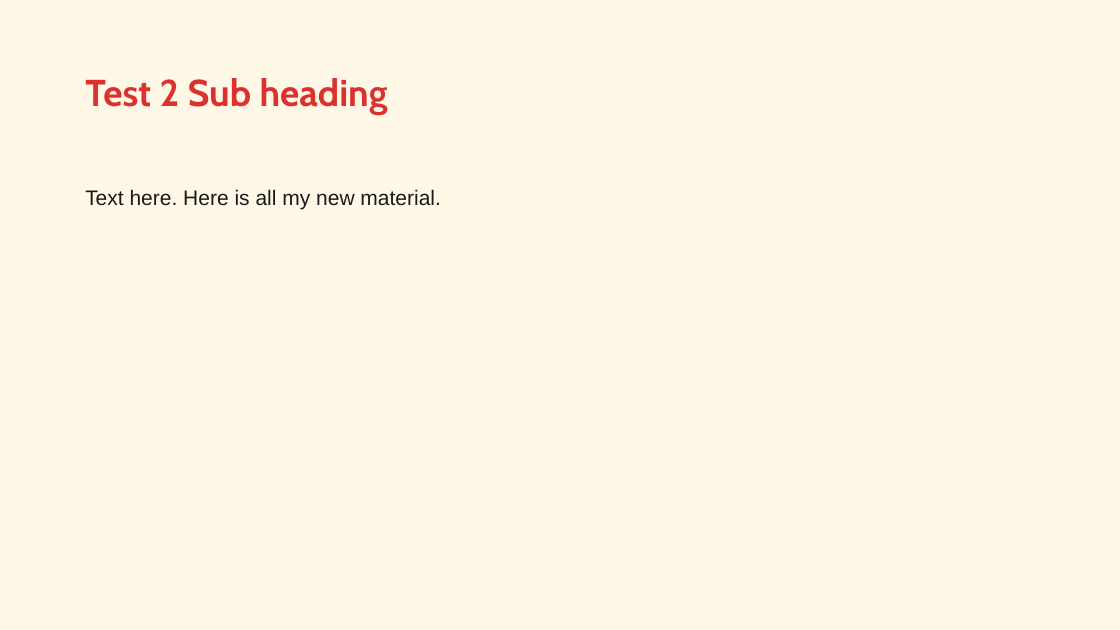
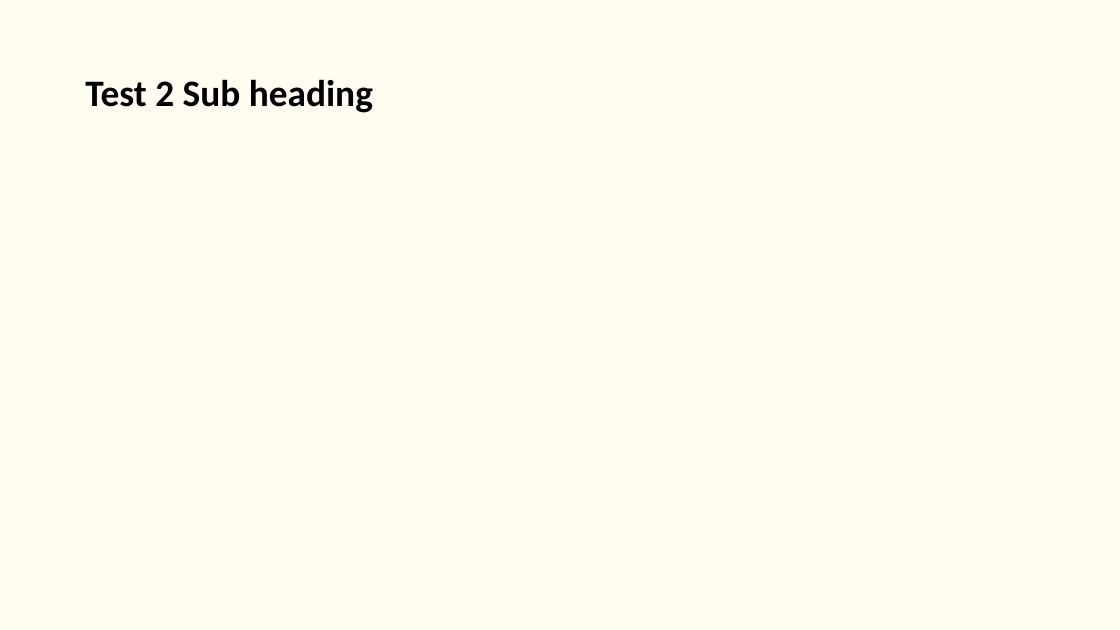
Before and after one commit to LittleMonkeyLab/PS52007Dslides, a slide deck: slide 3 of _resources/templates/pptx/PS52007D.pptx. Drawn at 1120x630 pixels with LibreOffice and Linux fonts; fonts in the diff are those of the drawing; background and template pictures are left out. Boxes give left, top, right and bottom in pixels: in the first picture for what was removed or moved away, otherwise in the second. Text is boxed around its words. In the diff, an @@ line names an element or a change of style, - is before the commit and + after.

```diff
--- a/_resources/templates/pptx/PS52007D.pptx
+++ b/_resources/templates/pptx/PS52007D.pptx
@@ background #FFF8E7 to #FFFCF2 @@
@@ title "Test 2 Sub heading" at [85,79,373,113]: font Cabin to Calibri, text colour #DC322F to #000000 @@
@@ text removed at [85,189,440,209] @@
-Text here. Here is all my new material.
```
Also in this commit, not shown: 5 other slides changed, 1 slide removed, 14 other files.
